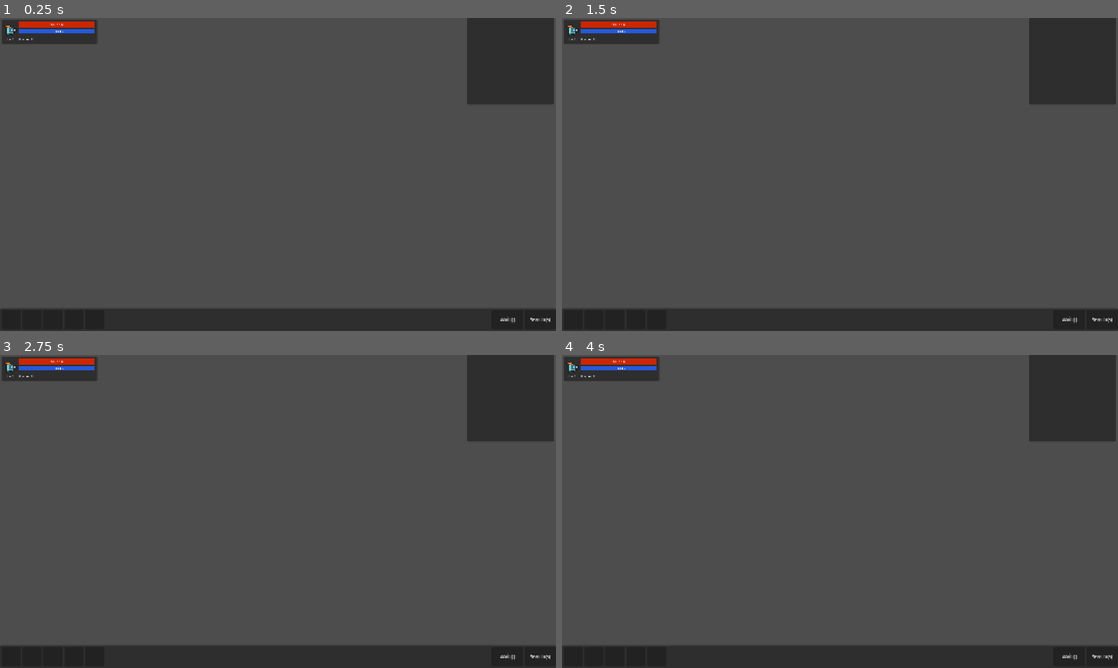
Above: before the commit, frames 1-4 (two rows, left to right).
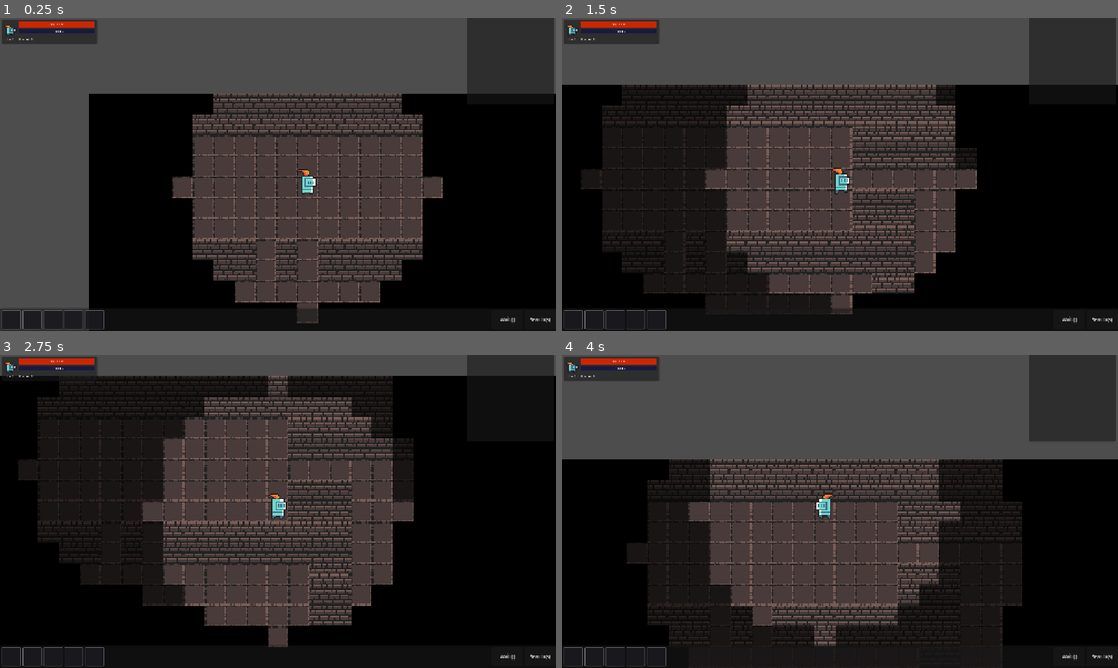
Above: after the commit, the same moments.

Repository: Bacilek/Dragons-in-Dungeons
Game: Godot game, scene res://scenes/main.tscn
Two runs of this game, one before a commit and one after it. Both use one fixed random seed, a clock stepped at 60 frames per second and the inputs below.
Inputs (mouse positions are in pixels of both pictures, inside the frame that each line leads up to):
- Up to frame 1 (0.25 s): no input
- Up to frame 2 (1.5 s): tap Enter at 0.5 s; move the mouse to (962, 158) at 0.52 s; hold Right 0.53-1.28 s; tap Q at 0.6 s; click (962, 158) at 0.67 s; tap Space at 0.77 s; move the mouse to (728, 190) at 1.27 s; hold Down from 1.28 s (still down); tap E at 1.35 s
- Up to frame 3 (2.75 s): tap Space at 1.52 s; move the mouse to (333, 442) at 2.02 s; release Down at 2.03 s; hold Right from 2.03 s (still down); tap Z at 2.1 s
- Up to frame 4 (4 s): move the mouse to (812, 574) at 2.77 s; release Right at 2.78 s; hold Up 2.78-3.53 s; tap C at 2.85 s; click (812, 574) at 2.92 s; tap Space at 3.02, 3.77 s; move the mouse to (1006, 558) at 3.52 s; hold Left from 3.53 s (still down); tap Q at 3.6 s

The runs differ from the first frame. In frame 1, 45% of the frame differs, in the area x 0-100%, y 2-100%; in frame 2, 61%; in frame 3, 74%; in frame 4, 48%.
Error before the commit: Parse Error: Invalid argument for "log()" function: argument 1 should be "float" but is "String". (res://scripts/autoloads/game_state.gd:71)

Commit message:
Fix log() builtin collision in game_state.add_item()
Co-Authored-By: Claude Sonnet 4.6 <noreply@anthropic.com>

Diff:
--- a/scripts/autoloads/game_state.gd
+++ b/scripts/autoloads/game_state.gd
@@ -68,7 +68,7 @@
 			player_inventory[i] = item
 			inventory_changed.emit()
 			return true
-	log("[color=red]Your bag is full![/color]")
+	combat_message.emit("[color=red]Your bag is full![/color]")
 	return false
 
 func log(msg: String) -> void:
